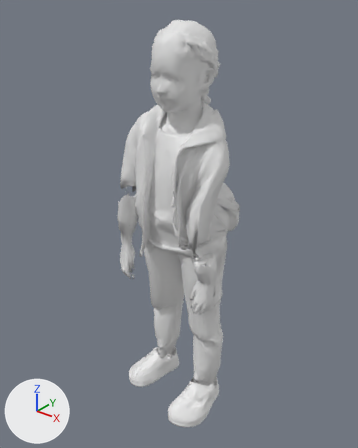
A saved change to the FBX model Assets/_Game/Art/Models/PrimaryGirl2.fbx.
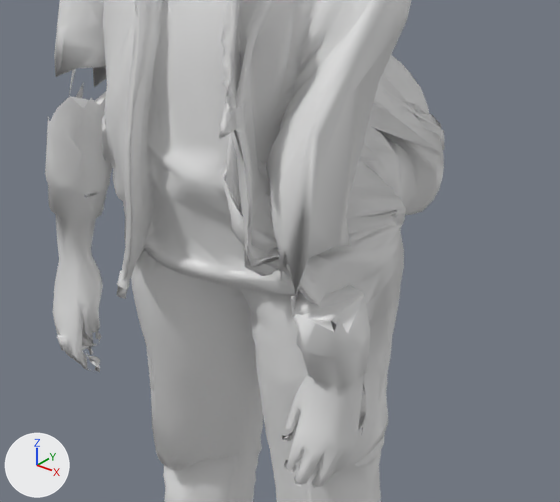
Old and new are each drawn whole from a 50 mm camera at (1.48, -1.77, 2.29) aimed at (-0.06, 0.15, 1.1) and again close up on the part from 29% to 77% of the width and 37% to 71% of the height. Arrows for +X, +Y and +Z are at lower left; the lights stay in place. The older version's two pictures come first.

In view in the first close-up: 'Kid'.
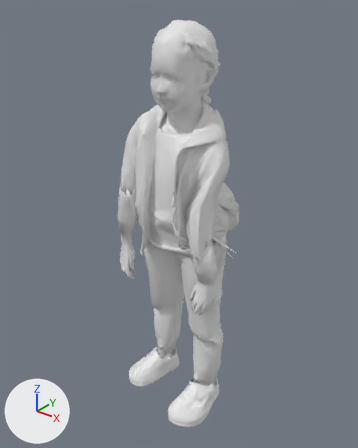
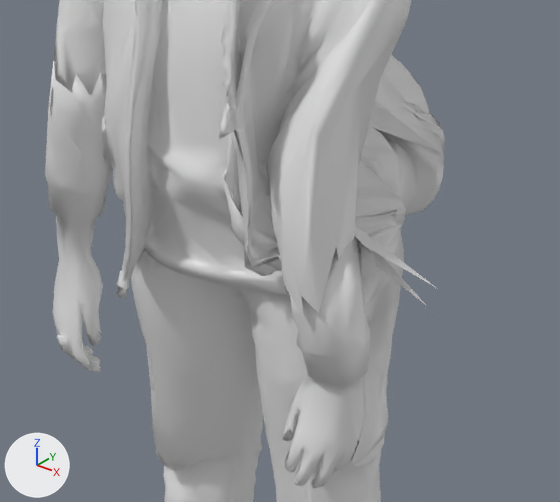
Pixel boxes [x1, y1, x2, y2] of what changed, in the close-ups (560 x 502 px):
```json
{"part": 1, "of": "me_kid", "change": "built on", "before": [45, 22, 107, 362], "after": [45, 19, 107, 373]}
{"part": 2, "of": "me_kid", "change": "built on", "before": [283, 85, 370, 485], "after": [282, 81, 438, 488]}
```

Scene script edits in JSON lines:
```json
{"block": "me_kid", "where": "# used by ob_kid; location = (0.0, 0.0, 0.0)"}
{"op": "remove", "block": "me_kid", "code": "me_kid.from_pydata(...)  # 14962 vertices, 29809 faces; spans x -0.35..0.28, y -0.18..0.55, z 0.0..2.14"}
{"op": "add", "block": "me_kid", "code": "me_kid.from_pydata(...)  # 15191 vertices, 30148 faces; spans x -0.35..0.38, y -0.18..0.55, z 0.0..2.14"}
{"block": "me_kid", "change": "me_kid part 1: 1 vertex moved from x -0.31, y -0.01, z 1.22 to x -0.31, y 0.0, z 1.26; 20 vertices removed from x -0.31..-0.22, y -0.08..0.06, z 0.78..1.36; 142 vertices added at x -0.35..-0.2, y -0.09..0.06, z 0.76..1.36"}
{"block": "me_kid", "change": "me_kid part 2: 5 vertices moved within x 0.19..0.27, y -0.06..0.05, z 0.78..1.05; 23 vertices removed from x 0.17..0.28, y -0.09..0.06, z 0.74..1.17; 129 vertices added at x 0.16..0.38, y -0.08..0.1, z 0.73..1.18"}
{"block": "me_kid", "change": "other edits to the shape of me_kid do not show in these pictures"}
```
